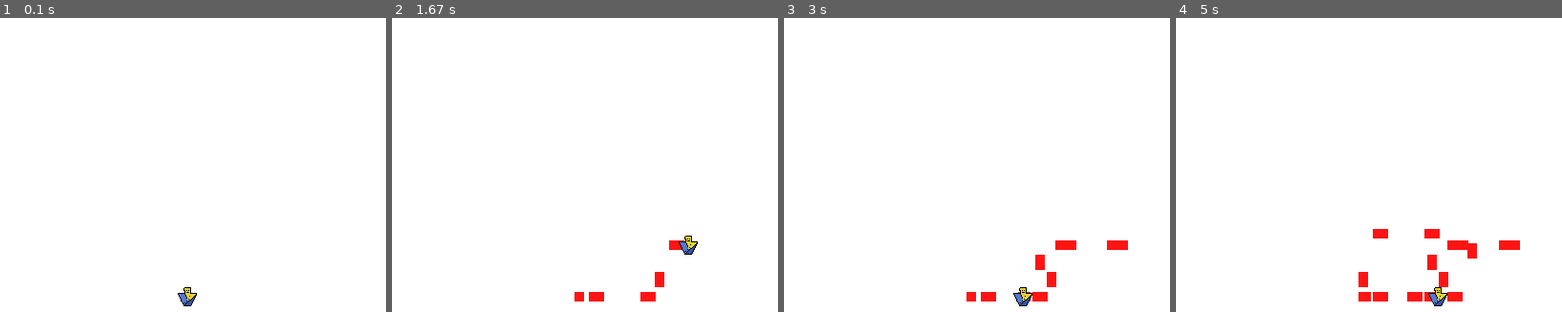
Above: before the commit, frames 1-4 (left to right).
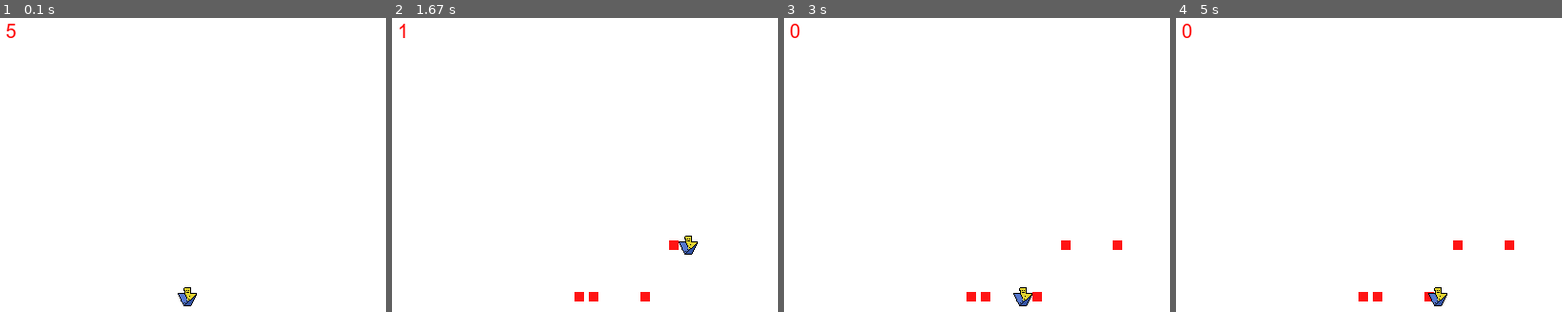
Above: after the commit, the same moments.

Repository: Optimissedit/Pygame-Project-1
Game: pygame game, started from main.py
Two runs of this game, one before a commit and one after it. Both use one fixed random seed, a clock stepped at 60 frames per second and the inputs below.
Inputs:
- Up to frame 1 (0.1 s): no input
- Up to frame 2 (1.67 s): tap Space at 0.33, 0.73, 1.03, 1.23, 1.57 s; hold D 0.67-1.13 s; hold W 1.17-1.47 s; hold D from 1.5 s (still down)
- Up to frame 3 (3 s): tap Space at 1.87, 2.07, 2.37, 2.63, 2.97 s; release D at 1.97 s; hold A 2-2.53 s; hold S 2.57-2.87 s; hold A from 2.9 s (still down)
- Up to frame 4 (5 s): tap Space at 3.27, 3.4, 3.8, 4.1, 4.47, 4.87 s; release A at 3.3 s; hold W 3.33-3.7 s; hold D 3.73-4.37 s; hold S 4.4-4.77 s; hold A from 4.8 s (still down)

The runs differ from the first frame. In frame 1, less than 0.1% of the frame differs, in the area x 1-5%, y 1-7%; in frame 2, 0.3%; in frame 3, 0.6%; in frame 4, 1.4%, in the area x 1-90%, y 1-97%.

Commit message:
Added more depth to player spawning
Created a limited amount of spawns for the player, given by a counter in the top left. Cooldown was added for spawning as well. Player constructor adjusted to fit new attributes.

Diff:
--- a/main.py
+++ b/main.py
@@ -19,7 +19,6 @@
 clock = pygame.time.Clock()
 block = Player(200, 300, 20, 20)
 
-block.setMove(3)
 
 # Main game loop
 def main(running):
--- a/player.py
+++ b/player.py
@@ -2,12 +2,15 @@
 
 # COLORS
 WHITE = (255, 255, 255)
+RED = (255, 0, 0)
+
+# FONT
 
 
 class Player(pygame.sprite.Sprite):
 
     # Constructor
-    def __init__(self, left, top, width, height):
+    def __init__(self, left, top, width, height, move=3, supply=5):
         super().__init__()
 
         # Sets image to man and sets starting position
@@ -15,7 +18,18 @@
         self.x = left
         self.y = top
 
-        self.move_dist = 3;
+        # Variables relating to spawning objects.
+        self.rect_supply = supply
+        self.last_spawn = pygame.time.get_ticks()
+        self.cool_down = 300
+
+        # Display for player supply
+        self.font = pygame.font.Font('arial.ttf', 20)
+        self.supply_display = self.font.render(str(self.get_supply()), True, RED, WHITE)
+        self.display_rect = self.supply_display.get_rect()
+
+        # Pixels moved per tick, 3 by default
+        self.move_dist = move
 
         pygame.draw.rect(self.image, WHITE, [left, top, width, height])
 
@@ -24,8 +38,10 @@
     # Handles logic input from keys for moving and interacting
     def handle_keys(self):
 
+        # Receives key input from tick
         key = pygame.key.get_pressed()
 
+        # Movement keys
         if key[pygame.K_a]:
             self.x -= self.move_dist
         if key[pygame.K_d]:
@@ -34,15 +50,35 @@
             self.y -= self.move_dist
         if key[pygame.K_s]:
             self.y += self.move_dist
+        # Creates a block at center of player if space is held and the player has the supply
         if key[pygame.K_SPACE]:
+            # Gets current time
+            now = pygame.time.get_ticks()
+            # creates an object to pass along to render list
             temp = [self.x + 5, self.y + 5]
             temp_block = pygame.Rect(temp, (10, 10))
-            return temp_block
+
+            # Check for sufficient supply and cooldown before passing object to calling variable
+            if self.rect_supply > 0 and now - self.last_spawn >= self.cool_down:
+                self.last_spawn = now
+                self.rect_supply -= 1
+                # print("spawning...")
+                return temp_block
+            # Case for insufficient supply
+            elif self.rect_supply <= 0:
+                # print("none left bruh")
+                return None
 
     # draws self onto surface at current location
     def draw(self, surface):
         surface.blit(self.image, (self.x, self.y))
+        self.supply_display = self.font.render(str(self.get_supply()), True, RED, WHITE)
+        surface.blit(self.supply_display, (20, 20))
 
     # Set the move speed attribute for the player
-    def setMove(self, move):
-        self.move_dist = move;
+    def set_move(self, move):
+        self.move_dist = move
+
+    # Returns value of self.rect_supply
+    def get_supply(self):
+        return self.rect_supply
Binary file added: arial.ttf
